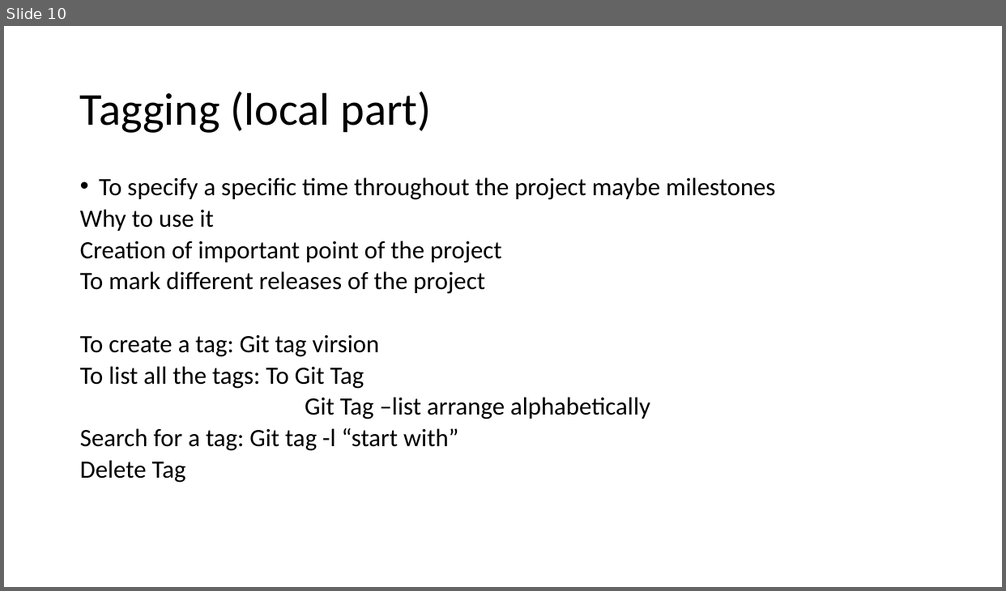
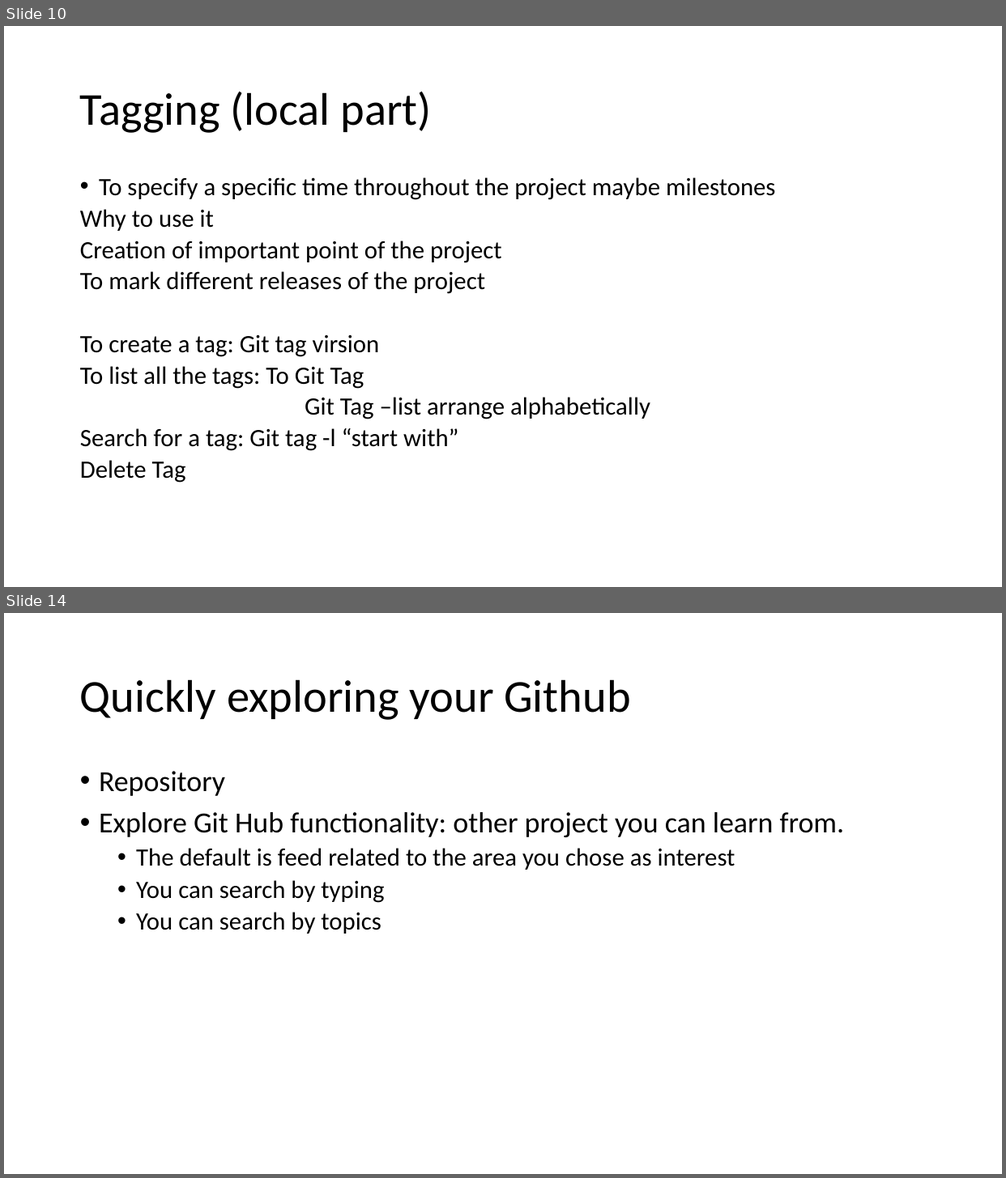
Before and after one commit to Kawthersaeedi/GitProgictTo-learn-, a slide deck: Git and Github ppt.odp. Shown one above the other, each under a label of ours: slide 10 before the commit, slides 10 and 14 after it; the slides between them are not shown. The pictures are 1006x591 and 1006x1178 pixels, drawn with LibreOffice and Linux fonts; fonts in the diff are those of the drawing. Boxes give left, top, right and bottom in pixels: in the first picture for what was removed or moved away, otherwise in the second. Text is boxed around its words. In the diff, an @@ line names an element or a change of style, - is before the commit and + after.

```diff
--- a/Git and Github ppt.odp
+++ b/Git and Github ppt.odp
@@ slide 14 added at box(4, 613, 1002, 1174), background #FFFFFF @@
@@ title added at box(80, 679, 630, 720), 44 pt, text #000000 @@
+Quickly exploring your Github
@@ text added at box(99, 771, 845, 934), 24 pt, text #000000 @@
+• Repository
+• Explore Git Hub functionality: other project you can learn from.
+  • The default is feed related to the area you chose as interest
+  • You can search by typing
+  • You can search by topics
```
Also in this commit, not shown: 1 slide changed, 9 other slides added, 7 other files.
